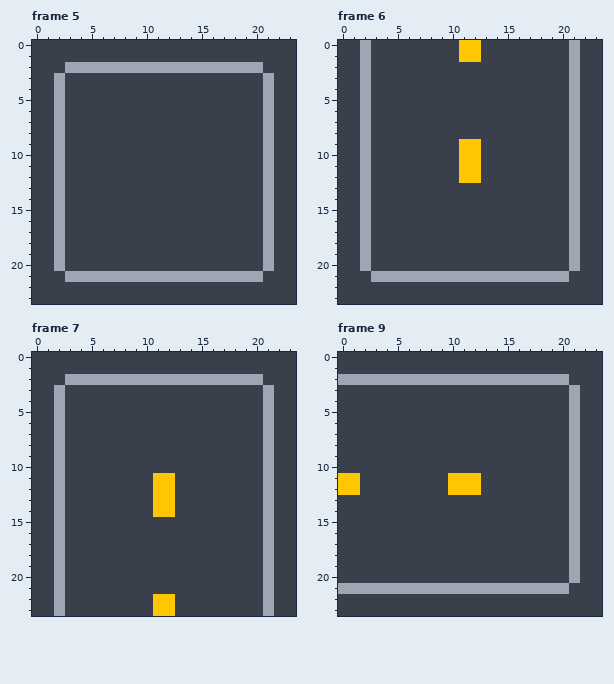
Edited in one commit: pixel-art file (_project/tiles.aseprite). That is the earlier state.
24x24 pixels, 20 frames. Shown: frame 5, frame 6, frame 7, frame 9. The commit also changed other frames, which this record leaves out.
Once edited:
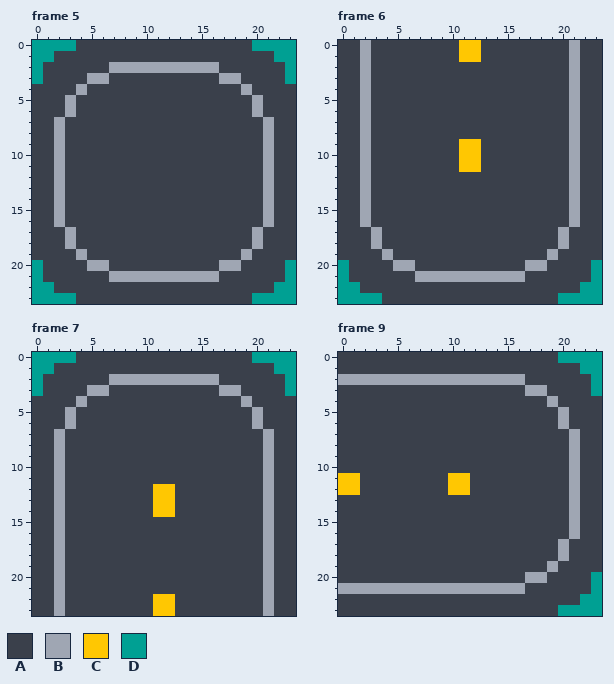
Palette (. is transparent): A #3a404b  B #9fa6b3  C #ffc702  D #00a093
From old to new:
Frame 5:
y 0: x 0..3 AAAA -> DDDD; x 20..23 AAAA -> DDDD
y 1: x 0..1 AA -> DD; x 22..23 AA -> DD
y 2: x 0 A -> D; x 3..6 BBBB -> AAAA; x 17..20 BBBB -> AAAA; x 23 A -> D
y 3: x 0 A -> D; x 2 B -> A; x 5..6 AA -> BB; x 17..18 AA -> BB; x 21 B -> A; x 23 A -> D
y 4: x 2 B -> A; x 4 A -> B; x 19 A -> B; x 21 B -> A
y 5..6: x 2..3 BA -> AB; x 20..21 AB -> BA
y 17..18: x 2..3 BA -> AB; x 20..21 AB -> BA
y 19: x 2 B -> A; x 4 A -> B; x 19 A -> B; x 21 B -> A
y 20: x 0 A -> D; x 2 B -> A; x 5..6 AA -> BB; x 17..18 AA -> BB; x 21 B -> A; x 23 A -> D
y 21: x 0 A -> D; x 3..6 BBBB -> AAAA; x 17..20 BBBB -> AAAA; x 23 A -> D
y 22: x 0..1 AA -> DD; x 22..23 AA -> DD
y 23: x 0..3 AAAA -> DDDD; x 20..23 AAAA -> DDDD
Frame 6:
y 12: x 11..12 CC -> AA
y 17..18: x 2..3 BA -> AB; x 20..21 AB -> BA
y 19: x 2 B -> A; x 4 A -> B; x 19 A -> B; x 21 B -> A
y 20: x 0 A -> D; x 2 B -> A; x 5..6 AA -> BB; x 17..18 AA -> BB; x 21 B -> A; x 23 A -> D
y 21: x 0 A -> D; x 3..6 BBBB -> AAAA; x 17..20 BBBB -> AAAA; x 23 A -> D
y 22: x 0..1 AA -> DD; x 22..23 AA -> DD
y 23: x 0..3 AAAA -> DDDD; x 20..23 AAAA -> DDDD
Frame 7:
y 0: x 0..3 AAAA -> DDDD; x 20..23 AAAA -> DDDD
y 1: x 0..1 AA -> DD; x 22..23 AA -> DD
y 2: x 0 A -> D; x 3..6 BBBB -> AAAA; x 17..20 BBBB -> AAAA; x 23 A -> D
y 3: x 0 A -> D; x 2 B -> A; x 5..6 AA -> BB; x 17..18 AA -> BB; x 21 B -> A; x 23 A -> D
y 4: x 2 B -> A; x 4 A -> B; x 19 A -> B; x 21 B -> A
y 5..6: x 2..3 BA -> AB; x 20..21 AB -> BA
y 11: x 11..12 CC -> AA
Frame 9:
y 0: x 20..23 AAAA -> DDDD
y 1: x 22..23 AA -> DD
y 2: x 17..20 BBBB -> AAAA; x 23 A -> D
y 3: x 17..18 AA -> BB; x 21 B -> A; x 23 A -> D
y 4: x 19 A -> B; x 21 B -> A
y 5..6: x 20..21 AB -> BA
y 11..12: x 12 C -> A
y 17..18: x 20..21 AB -> BA
y 19: x 19 A -> B; x 21 B -> A
y 20: x 17..18 AA -> BB; x 21 B -> A; x 23 A -> D
y 21: x 17..20 BBBB -> AAAA; x 23 A -> D
y 22: x 22..23 AA -> DD
y 23: x 20..23 AAAA -> DDDD
